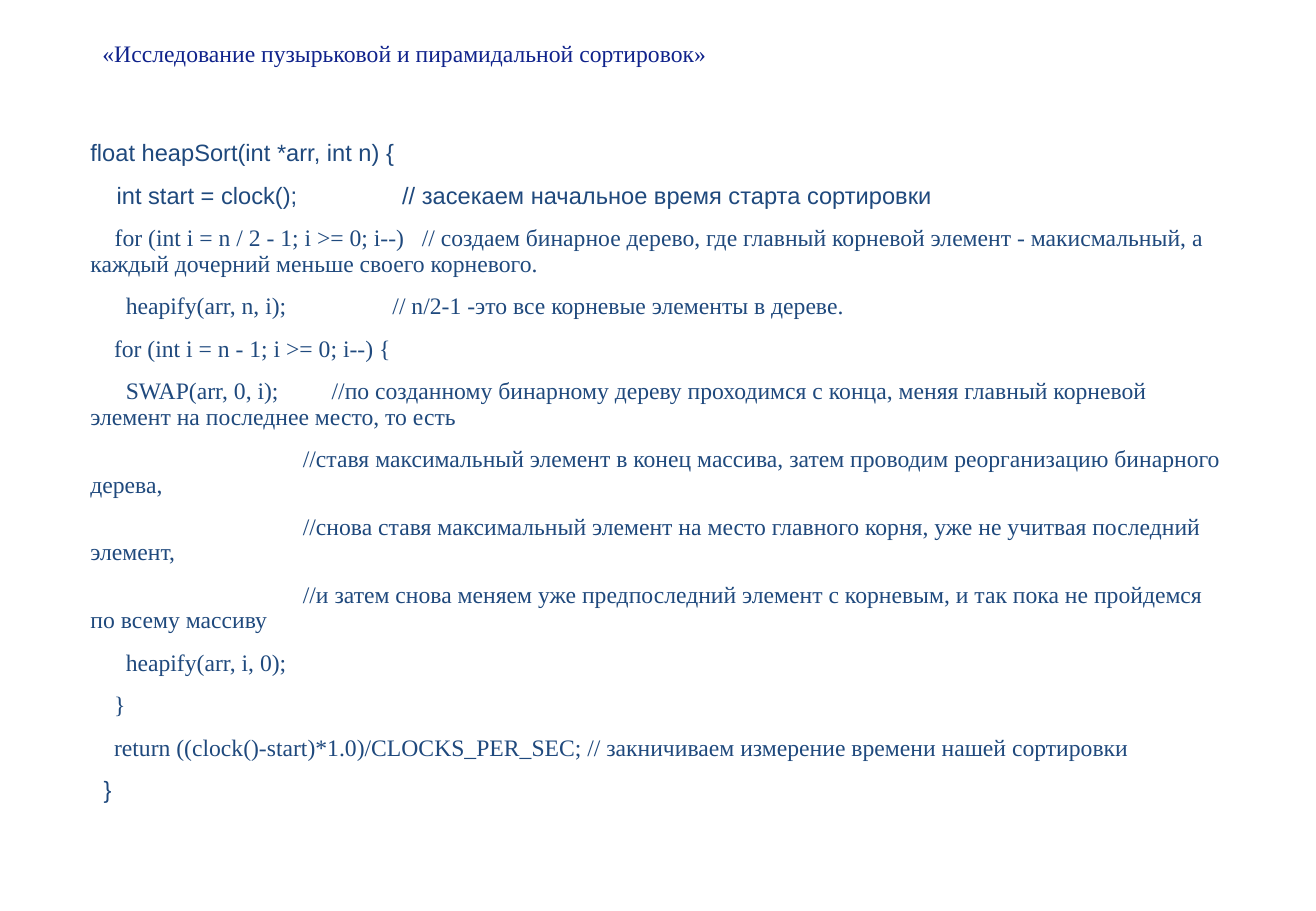
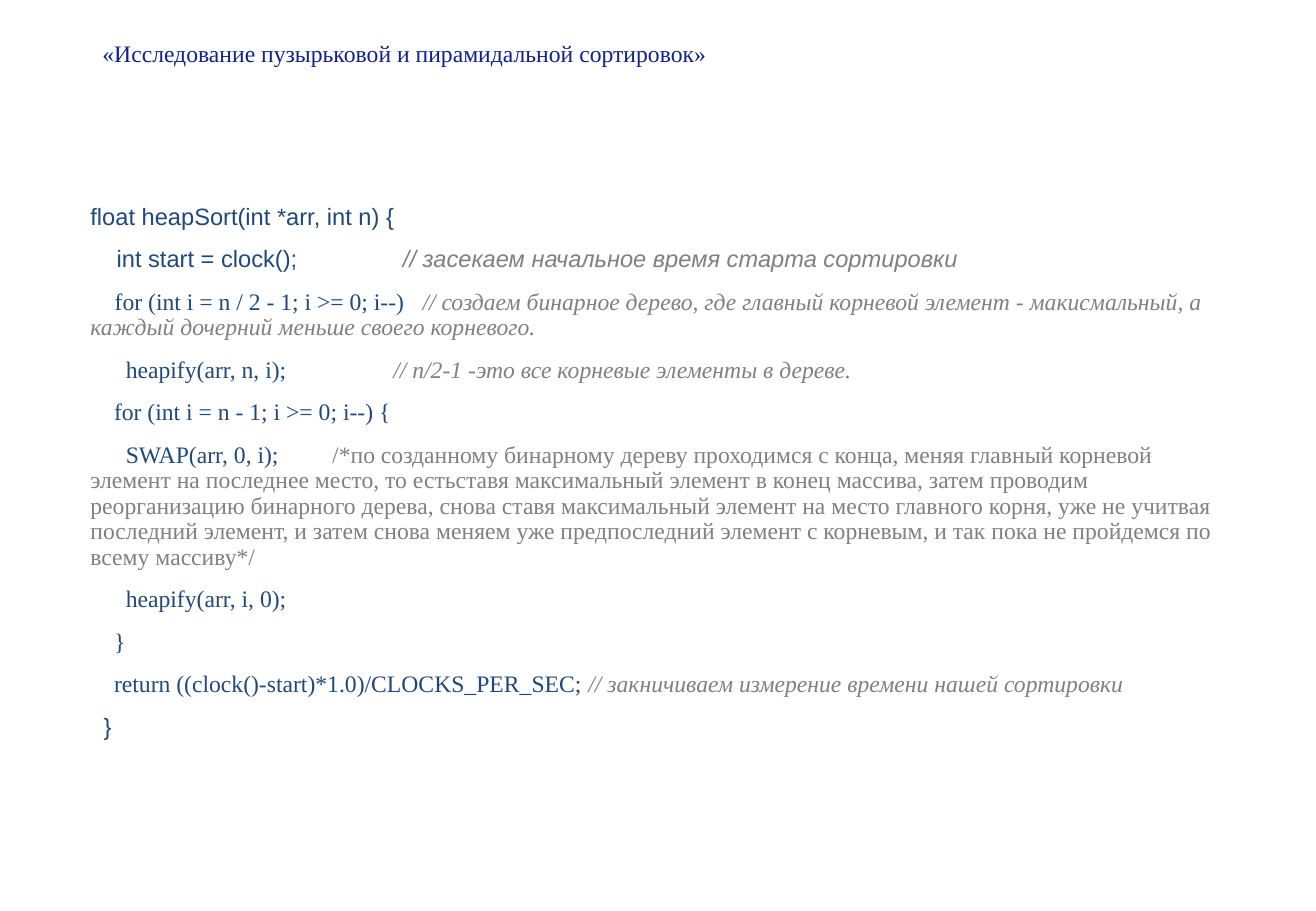
Before and after one commit to glukhovsa/TeamDz, a slide deck: slide 13 of Презентация.pptx (slide 12 before the commit). Drawn at 1316x911 pixels with LibreOffice and Linux fonts; fonts in the diff are those of the drawing. Boxes give left, top, right and bottom in pixels: in the first picture for what was removed or moved away, otherwise in the second. Text is boxed around its words. In the diff, an @@ line names an element or a change of style, - is before the commit and + after.

```diff
--- a/Презентация.pptx
+++ b/Презентация.pptx
@@ subtitle "float heapSort(int *arr, int n) ...": place and size @@
-subtitle "float heapSort(int *arr, int n) ..." at <box>90,144,1219,761</box>
+subtitle "float heapSort(int *arr, int n) ..." at <box>90,208,1210,697</box>
@@ subtitle at <box>90,250,1201,697</box>: text colour #1F497D to #808080, italic on in "// засекаем начальное время старта сортировки", "// создаем бинарное дерево, где главный корневой ...", "// n/2-1 -это все корневые элементы в ...", "// закничиваем измерение времени нашей сортировки" @@
@@ subtitle at <box>90,446,1210,570</box>: text changed; text colour #1F497D to #808080 @@
-SWAP(arr, 0, i); //по созданному бинарному дереву проходимся с конца, меняя главный корневой элемент на последнее место, то есть
-//ставя максимальный элемент в конец массива, затем проводим реорганизацию бинарного дерева,
-//снова ставя максимальный элемент на место главного корня, уже не учитвая последний элемент,
-//и затем снова меняем уже предпоследний элемент с корневым, и так пока не пройдемся по всему массиву
+SWAP(arr, 0, i); /*по созданному бинарному дереву проходимся с конца, меняя главный корневой элемент на последнее место, то естьставя максимальный элемент в конец массива, затем проводим реорганизацию бинарного дерева, снова ставя максимальный элемент на место главного корня, уже не учитвая последний элемент, и затем снова меняем уже предпоследний элемент с корневым, и так пока не пройдемся по всему массиву*/
```
Also in this commit, not shown: 5 other slides changed, 5 slides added, 3 other files.
